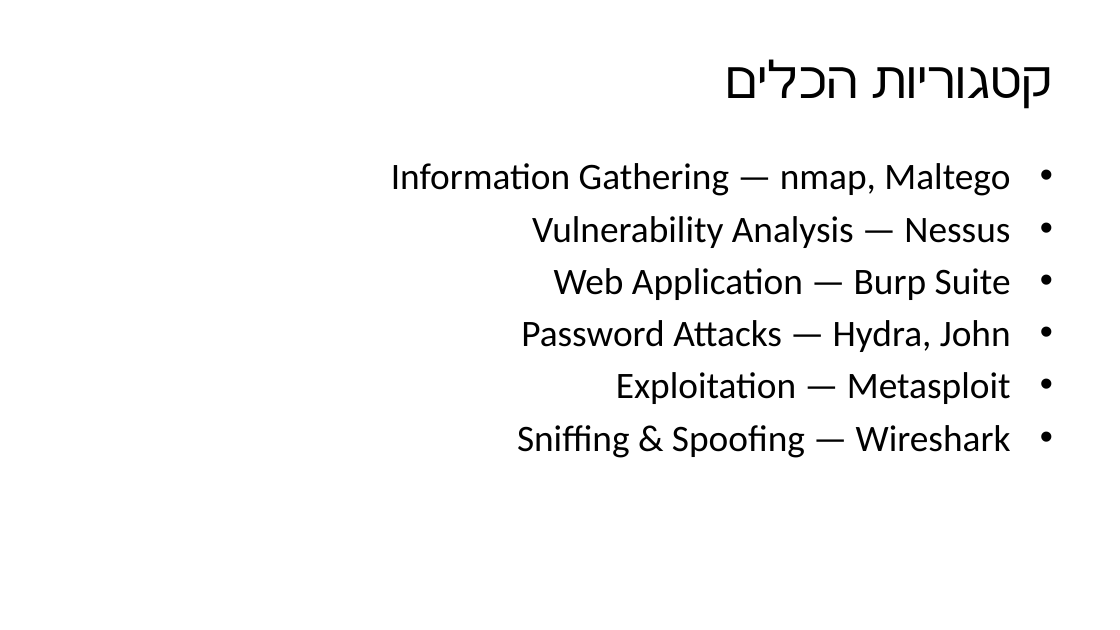
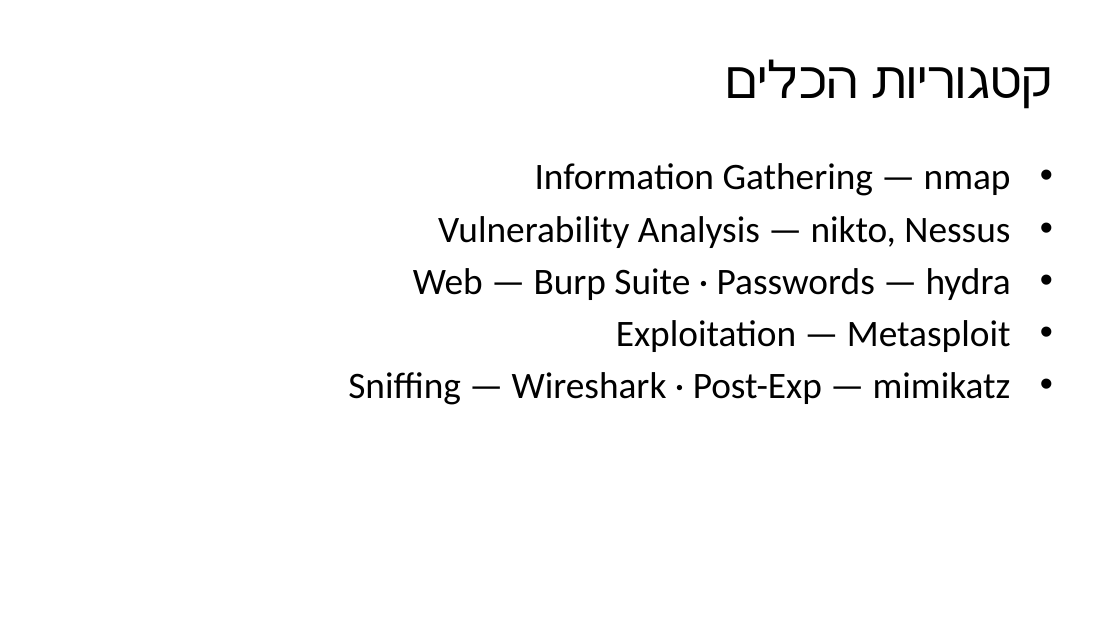
Before and after one commit to AhmadKais/ethical-hacking-course, a slide deck: slide 12 of dist/slides-pptx/01-intro-lab-methodology.pptx (slide 8 before the commit). Drawn at 1120x630 pixels with LibreOffice and Linux fonts; fonts in the diff are those of the drawing. Boxes give left, top, right and bottom in pixels: in the first picture for what was removed or moved away, otherwise in the second. Text is boxed around its words. In the diff, an @@ line names an element or a change of style, - is before the commit and + after.

```diff
--- a/dist/slides-pptx/01-intro-lab-methodology.pptx
+++ b/dist/slides-pptx/01-intro-lab-methodology.pptx
@@ text at (413, 163, 1011, 300): text changed @@
-• Information Gathering — nmap, Maltego
-• Vulnerability Analysis — Nessus
-• Web Application — Burp Suite
-• Password Attacks — Hydra, John
+• Information Gathering — nmap
+• Vulnerability Analysis — nikto, Nessus
+• Web — Burp Suite · Passwords — hydra
@@ text at (348, 372, 1011, 405): text changed @@
-• Sniffing & Spoofing — Wireshark
+• Sniffing — Wireshark · Post-Exp — mimikatz
```
Also in this commit, not shown: 7 other slides changed, 5 slides added, 2 slides removed, 7 other files.
